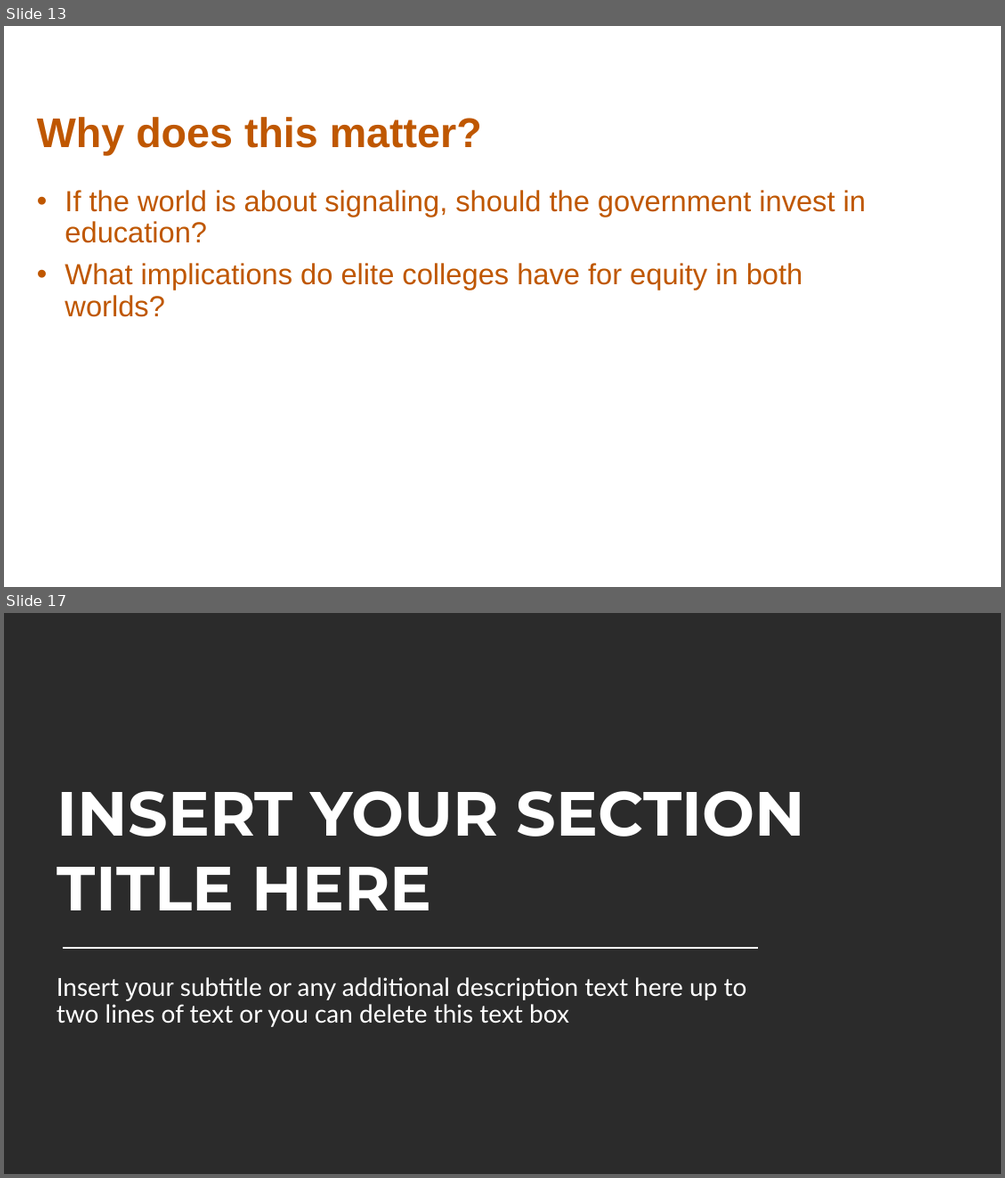
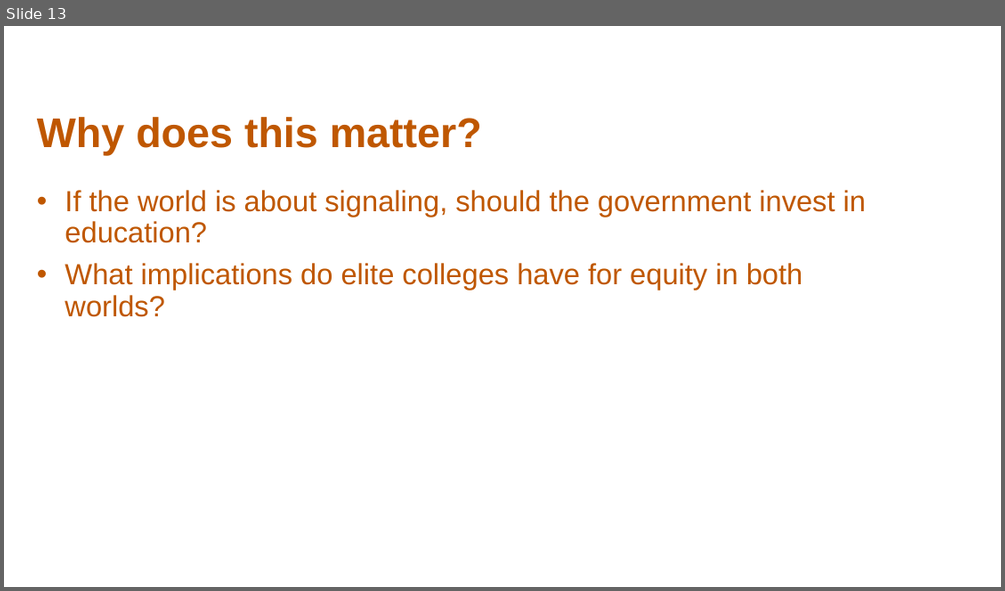
Before and after one commit to jeffdenning/jeffdenning.com, a slide deck: teaching/Texas/ELP 390G/Slides/Human Capital vs Signalling.pptx. Shown one above the other, each under a label of ours: slides 13 and 17 before the commit, slide 13 after it; the slides between them are not shown. The pictures are 1005x1178 and 1005x591 pixels, drawn with LibreOffice and Linux fonts; fonts in the diff are those of the drawing; background and template pictures are left out; a plain dark background stands for a picture behind light text. Boxes give left, top, right and bottom in pixels: in the first picture for what was removed or moved away, otherwise in the second. Text is boxed around its words. In the diff, an @@ line names an element or a change of style, - is before the commit and + after.

```diff
--- a/teaching/Texas/ELP 390G/Slides/Human Capital vs Signalling.pptx
+++ b/teaching/Texas/ELP 390G/Slides/Human Capital vs Signalling.pptx
@@ slide 17 removed at (4,613,1001,1174), background picture (left out) @@
@@ text removed at (57,791,805,910) @@
-INSERT YOUR SECTION TITLE HERE
@@ line removed from (63, 948) to (758, 948) @@
@@ text removed at (57,977,747,1027) @@
-Insert your subtitle or any additional description text here up to
-two lines of text or you can delete this text box
```
Also in this commit, not shown: 11 other slides removed.
